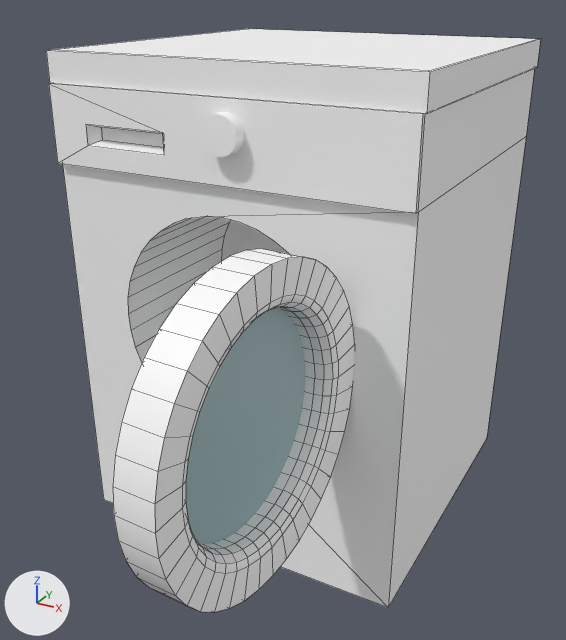
The FBX model Assets/3DAssets/models/bathroom/washing machine LP.fbx, before and after one commit.
Before and after are seen from a 50 mm camera at (-1.879, -0.123, 0.982) aimed at (-2.462, 0.937, 0.452). The lights are fixed; the arrows at lower left show +X, +Y and +Z. Mesh edges are drawn as thin lines on the coarser meshes. Where no turn or scale is listed for an object, it has been applied to the vertices.

Before the edit, the objects in view are built like this:
```python
me_mesh = bpy.data.meshes.new('Mesh')
me_mesh.from_pydata(...)  # 280 vertices, 280 faces; spans x -200.0..15.0, y -108.0..108.0, z -108.0..108.0
me_mesh.materials.append(mat_lambert1)  # its picture is missing
me_mesh_001 = bpy.data.meshes.new('Mesh.001')
me_mesh_001.from_pydata(...)  # 80 vertices, 2 faces; spans x -17.0..17.0, y -0.4..0.4, z -17.0..17.0
me_mesh_001.materials.append(mat_glass_parts)  # cyan #9bb8bc
me_mesh_003 = bpy.data.meshes.new('Mesh.003')
me_mesh_003.from_pydata(...)  # 116 vertices, 73 faces; spans x -0.311..0.311, y -0.31..0.304, z -0.425..0.425
me_mesh_003.materials.append(mat_lambert1)  # its picture is missing
ob_base = bpy.data.objects.new('base', me_mesh_003)
ob_base.location = (-2.51, 1.131, 0.452)
ob_circle_thing = bpy.data.objects.new('circle_thing', me_mesh)
ob_circle_thing.parent = ob_washing_machine
ob_circle_thing.location = (19.45, 0.481, 30.07)
ob_circle_thing.rotation_euler = (1.571, 1.518, 0.0)  # degrees (90, 87, 0)
ob_circle_thing.scale = (0.209, 0.0266, 0.209)
ob_glass_circle_thing = bpy.data.objects.new('glass_circle_thing', me_mesh_001)
ob_glass_circle_thing.parent = ob_circle_thing
ob_glass_circle_thing.location = (-93.72, -72.01, 1.429)
ob_glass_circle_thing.scale = (4.78, 37.6, 4.78)
# also in view: 'button' at (-2.489, 0.811, 0.778)
```
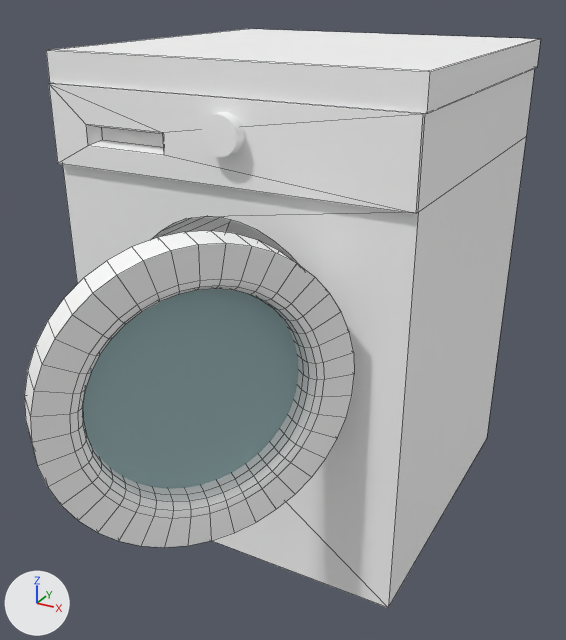
What differs and where, as boxes (x1, y1, x2, y2) in the pictures (566 x 640 px):
```json
{"object": "circle_thing", "change": "moved, turned", "before": [113, 249, 354, 612], "after": [24, 231, 354, 547]}
{"object": "glass_circle_thing", "change": "moved, turned", "before": [186, 308, 305, 544], "after": [83, 289, 299, 489]}
```

The change, as JSON lines over the scene's bpy script:
```json
{"op": "set", "path": "ob_circle_thing.location", "old": "(19.45, 0.481, 30.07)", "new": "(19.45, 0.481, 30.54)"}
{"op": "set", "path": "ob_circle_thing.rotation_euler", "old": "(1.571, 1.518, 0.0)", "new": "(1.571, 0.915, 0.0)", "note": "degrees (90, 87, 0) -> degrees (90, 52, 0)"}
```
